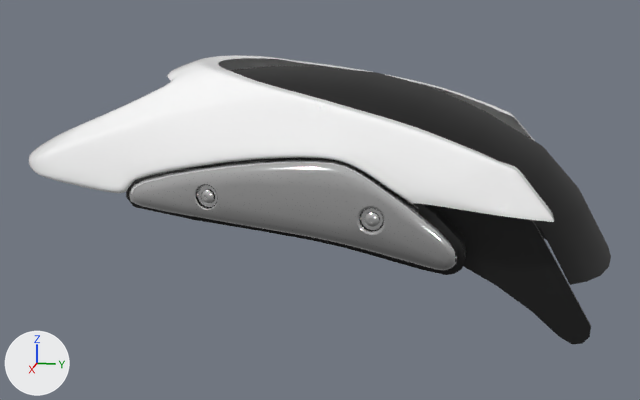
Two versions of the glTF model models/RearFender_STOCK.glb, one commit apart.
Rendered twice from a camera (50 mm lens) standing at (1.04, -0.656, 0.372) and looking at (0.006, -0.863, 0.113). Every picture has the same lights, and +X, +Y and +Z are marked at lower left. The older version comes first. Where no turn or scale is listed for an object, it has been applied to the vertices.

Objects in the first picture: 'Rear Frame Brace', 'RearFender_STOCK', 'material.1534', 'material.5185', 'material.748'.
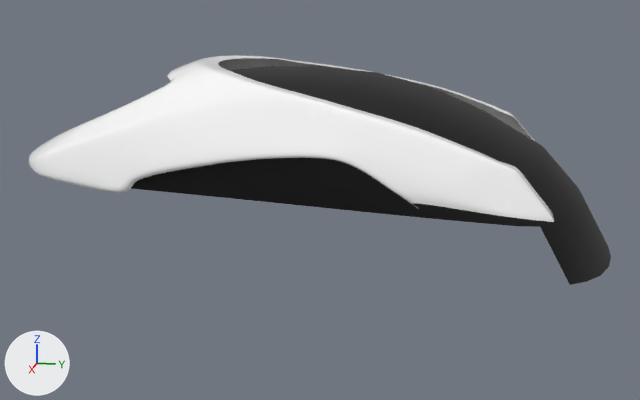
The change, as a list of edits to the scene's bpy script:
```text
Remove ob_material_1534:
    ob_material_1534 = bpy.data.objects.new('material.1534', me_material_1534)
    ob_material_1534.location = (0.0, 0.0, 0.0)
Remove ob_material_748:
    ob_material_748 = bpy.data.objects.new('material.748', me_material_748)
    ob_material_748.location = (0.0, 0.0, 0.0)
Remove ob_material_5185:
    ob_material_5185 = bpy.data.objects.new('material.5185', me_material_5185)
    ob_material_5185.location = (0.0, 0.0, 0.0)
```

Location of each change, (x1, y1, x2, y2) in pixels of the pictures (640 x 400 px):
'material.1534', deleted: before (129, 159, 459, 271)
'material.5185', deleted: before (126, 158, 591, 344)
'material.748', deleted: before (201, 190, 379, 227)
